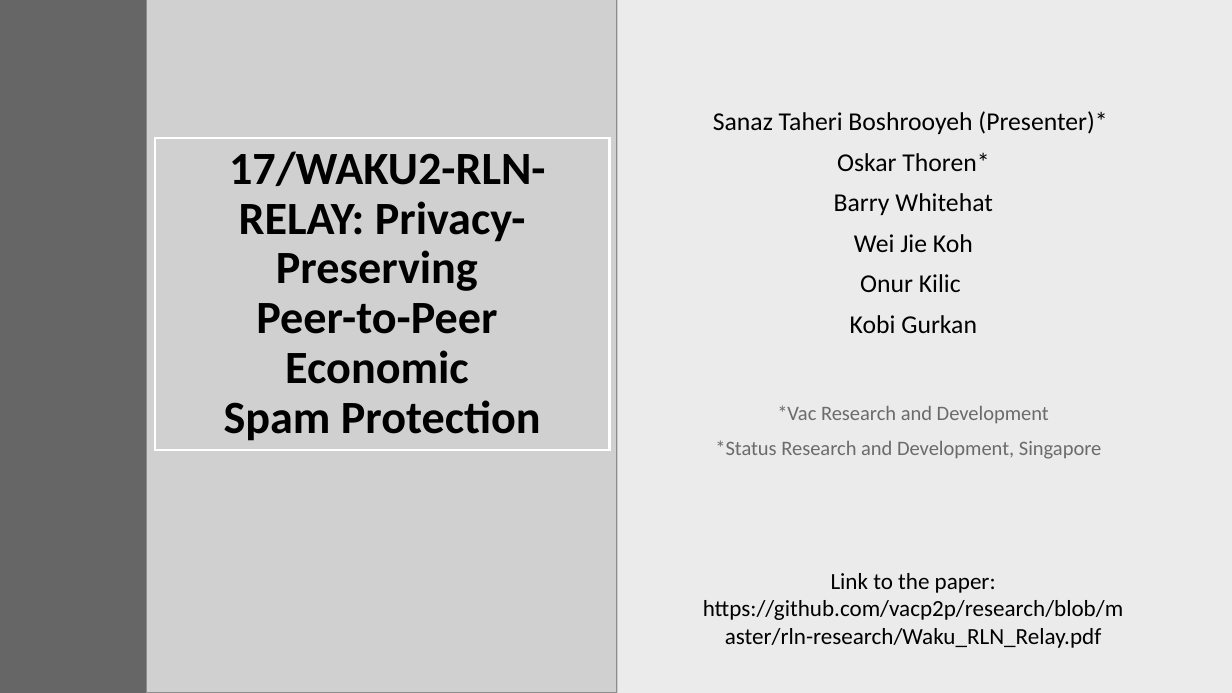
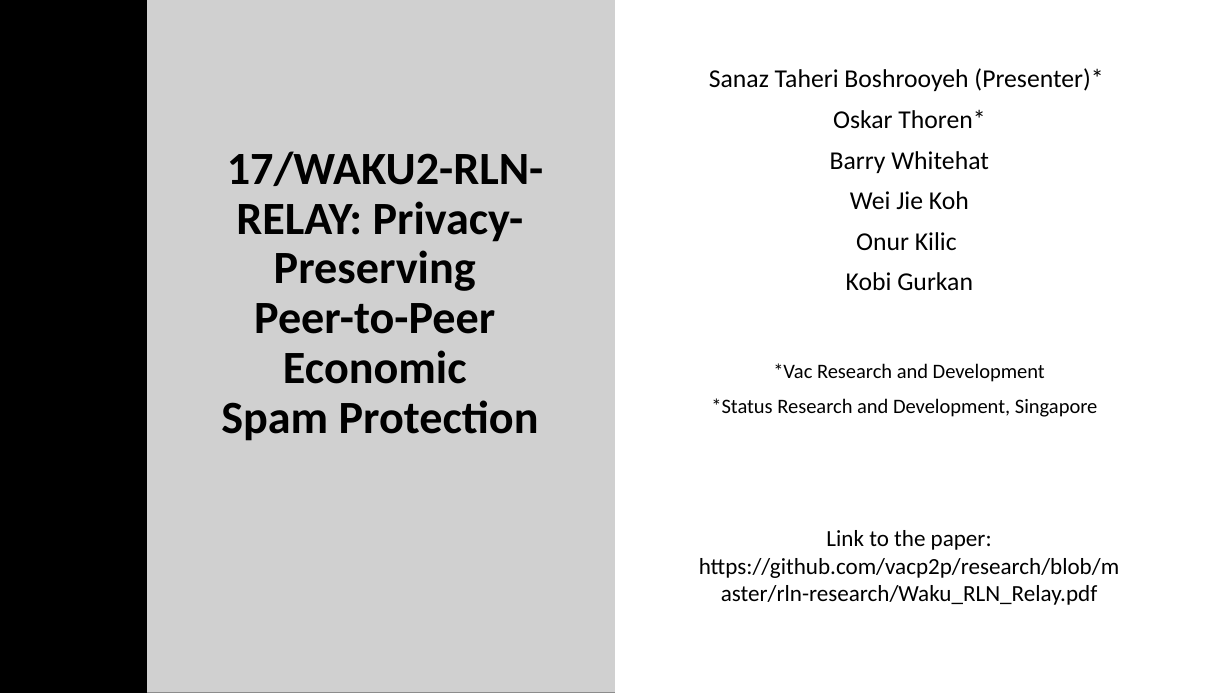
Before and after one commit to vacp2p/research, a slide deck: slide 1 of rln-research/presentations/11-2021-Tokenmics-Waku-rln-relay.pptx. Drawn at 1232x693 pixels with LibreOffice and Linux fonts; fonts in the diff are those of the drawing; grey boxes stand for pictures. Boxes give left, top, right and bottom in pixels: in the first picture for what was removed or moved away, otherwise in the second. Text is boxed around its words. In the diff, an @@ line names an element or a change of style, - is before the commit and + after.

```diff
--- a/rln-research/presentations/11-2021-Tokenmics-Waku-rln-relay.pptx
+++ b/rln-research/presentations/11-2021-Tokenmics-Waku-rln-relay.pptx
@@ rectangle added at <box>0,0,146,693</box>, fill #000000, outline #000000 1 pt @@
@@ rectangle at <box>616,0,1232,693</box>: fill #000000 at 8% opacity to #FFFFFF; outline none to #FFFFFF 1 pt @@
@@ text "Sanaz Taheri Boshrooyeh (Presenter)*": place and size @@
-text "Sanaz Taheri Boshrooyeh (Presenter)*" at <box>713,111,1107,333</box>
+text "Sanaz Taheri Boshrooyeh (Presenter)*" at <box>709,68,1103,291</box>
@@ title "17/WAKU2-RLN-RELAY: Privacy-Preserving Peer-to-Peer Economic ...": place and size @@
-title "17/WAKU2-RLN-RELAY: Privacy-Preserving Peer-to-Peer Economic ..." at <box>155,138,610,450</box>
+title "17/WAKU2-RLN-RELAY: Privacy-Preserving Peer-to-Peer Economic ..." at <box>221,151,544,441</box>
@@ title "17/WAKU2-RLN-RELAY: Privacy-Preserving Peer-to-Peer Economic ..." at <box>221,151,544,441</box>: outline #FFFFFF 2 pt to none @@
@@ subtitle "*Vac Research and Development": place and size @@
-subtitle "*Vac Research and Development" at <box>715,405,1102,459</box>
+subtitle "*Vac Research and Development" at <box>711,363,1098,417</box>
@@ subtitle "*Vac Research and Development" at <box>711,363,1098,417</box>: text colour #6B6B6B to #000000 @@
@@ text "Link to the paper: https://github.com/vacp2p/research/blob/m ...": place and size @@
-text "Link to the paper: https://github.com/vacp2p/research/blob/m ..." at <box>703,573,1123,648</box>
+text "Link to the paper: https://github.com/vacp2p/research/blob/m ..." at <box>699,530,1119,605</box>
```
Also in this commit, not shown: 1 other file.
